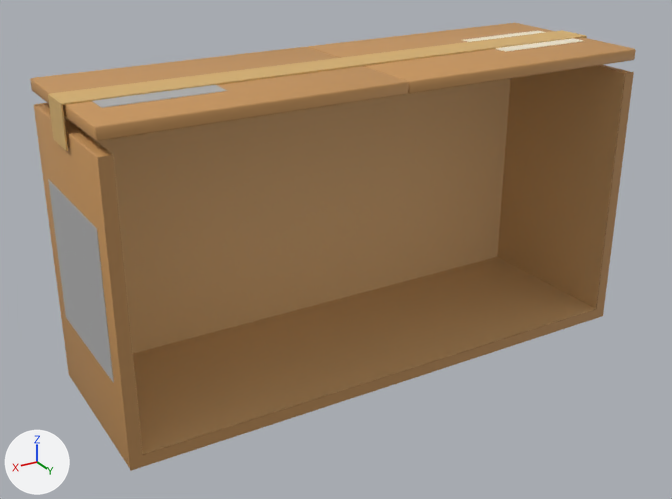
Two versions of the FBX model Assets/Resources/Models/box_4x2.fbx, one commit apart.
Rendered twice from a 50 mm lens placed at (0.873, 1.384, 0.64), pointed at (0.046, 0.004, -0.05). Every picture has the same lights, and +X, +Y and +Z are marked at lower left. The first picture is the older version. Where no turn or scale is listed for an object, it has been applied to the vertices.

The scene before the commit, as lines of its bpy script (objects in view):
```python
me_box_4x2 = bpy.data.meshes.new('box_4x2')
me_box_4x2.from_pydata(...)  # 274 vertices, 262 faces; spans x -0.523..0.523, y -0.182..0.161, z -0.272..0.25
# faces by material slot: [208, 24, 18, 6, 6]
me_box_4x2.materials.append(mat_tex_kraft)  # orange #c8955a
me_box_4x2.materials.append(mat_tex_kraftin)  # beige #d9ae78
me_box_4x2.materials.append(mat_tex_corrugate)  # orange #b98a55
me_box_4x2.materials.append(mat_decal_logo)  # grey #b0b0b0
me_box_4x2.materials.append(mat_decal_arrows)  # grey #b0b0b0
me_flapr = bpy.data.meshes.new('FlapR')
me_flapr.from_pydata(...)  # 64 vertices, 60 faces; spans x 0.0..0.522, y -0.171..0.171, z 0.0..0.023
# faces by material slot: [54, 6]
me_flapr.materials.append(mat_tex_kraft)  # orange #c8955a
me_flapr.materials.append(mat_tex_label)  # pale yellow #f3e9d2
me_tape = bpy.data.meshes.new('Tape')
me_tape.from_pydata(...)  # 20 vertices, 18 faces; spans x -1.055..0.003, y -0.035..0.035, z -0.07..0.003
me_tape.materials.append(mat_tex_tape_kraft)  # beige #d9b26f
ob_box_4x2 = bpy.data.objects.new('box_4x2', me_box_4x2)
ob_box_4x2.location = (0.0, 0.0, 0.0)
ob_flapr = bpy.data.objects.new('FlapR', me_flapr)
ob_flapr.location = (-0.522, -0.011, 0.272)
ob_tape = bpy.data.objects.new('Tape', me_tape)
ob_tape.location = (0.526, -0.011, 0.294)
# also in view: 'FlapL' at (0.261, -0.011, 0.283)
```
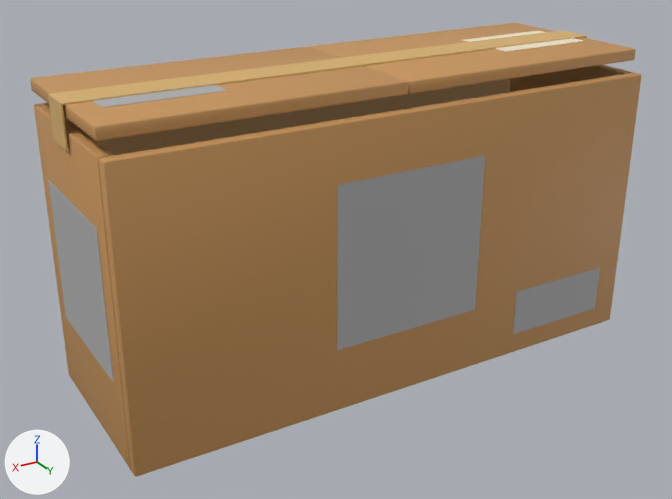
Scene script edits in JSON lines:
```json
{"op": "add", "block": "me_front", "code": ["me_front = bpy.data.meshes.new('Front')", "me_front.from_pydata(...)  # 72 vertices, 66 faces; spans x -0.522..0.522, y 0.16..0.183, z -0.272..0.25", "# faces by material slot: [54, 6, 6]", "me_front.materials.append(mat_tex_kraft)  # orange #c8955a", "me_front.materials.append(mat_decal_logo)  # grey #b0b0b0", "me_front.materials.append(mat_decal_fragile)  # grey #b0b0b0"]}
{"op": "add", "block": "ob_front", "code": ["ob_front = bpy.data.objects.new('Front', me_front)", "ob_front.location = (0.0, 0.0, 0.0)"]}
```

Pixel boxes (x1, y1, x2, y2) of what changed, in the pictures (672 x 499 px):
```json
{"object": "Front", "change": "added", "after": [98, 72, 642, 477], "faces in mat_tex_kraft (orange #c8955a)": [98, 72, 642, 477], "faces in mat_decal_logo (grey #b0b0b0)": [337, 156, 485, 350], "faces in mat_decal_fragile (grey #b0b0b0)": [513, 267, 600, 334]}
{"object": "box_4x2", "change": "unchanged, covered by the edit", "before": [34, 65, 634, 471], "after": [34, 65, 633, 471]}
```
